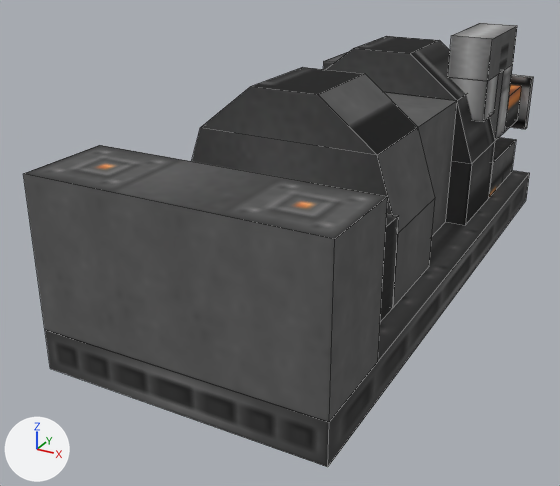
One commit to the OBJ model src/main/resources/assets/immersiveindustry/models/block/multiblocks/steam_turbine.obj: the scene before it, then after it.
Both versions are drawn from a 50 mm lens placed at (4.08, -8.58, 3.17), pointed at (0.02, -1.2, -0.52). The axes (+X, +Y, +Z) are drawn at lower left. The lights are the same throughout. Mesh edges are drawn as thin lines. Where no turn or scale is listed for an object, it has been applied to the vertices.

Objects in the first picture: 'base', 'base1', 'base2', 'cube', 'f', 'pipeline', 'pipeline2', 'pipeline3', 'pipeline4', 'pipeline5', 's', 'z'.
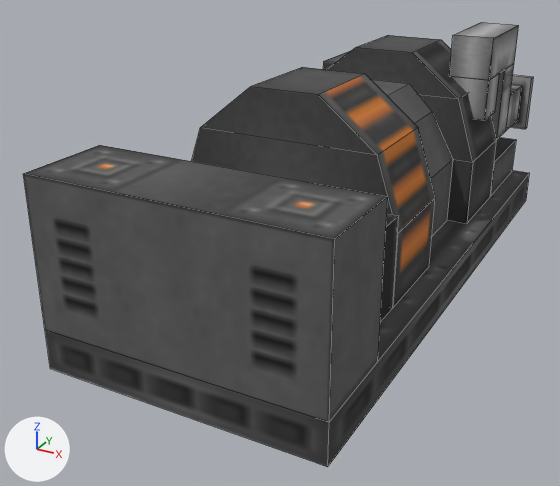
Location of each change, (x1, y1, x2, y2) in pixels of the pictures (560 x 486 px):
'z', reshaped
    before: (384, 92, 457, 236)
    after: (371, 79, 453, 236)
'pipeline2', reshaped
    before: (505, 85, 522, 131)
    after: (506, 85, 522, 130)
part 1 of me_base2, surface changed
    both: (251, 67, 435, 307)
part 3 of me_f, surface changed (grey to black)
    both: (23, 174, 388, 422)

The change, as a list of edits to the scene's bpy script:
```text
Change me_base2:
    where me_base2.from_pydata(...)  # 16 vertices, 13 faces; spans x -0.75..1.75, y -2.0..-0.87, z -0.56..1.5
    used by ob_base2; location = (0.0, 0.0, 0.0)
    me_base2 part 1: texture (UV) coordinates of 7 of 13 faces, centred in x -0.75..1.75, y -1.44, z -0.16..1.5, changed; they spanned u 0.72..0.84, v 0.02..0.62 and now span u 0.87..0.99, v 0.32..0.64
Change me_f:
    where me_f.from_pydata(...)  # 8 vertices, 5 faces; spans x -1.0..2.0, y -4.0..-3.0, z -0.56..1.0
    used by ob_f; location = (0.0, 0.0, 0.0)
    me_f part 3: texture (UV) coordinates of 4 of 5 faces, centred in x -1.0..2.0, y -4.0..-3.0, z 0.22, changed; they spanned u 0.24..0.7, v 0.68..0.87 and now span u 0.24..0.99, v 0.0..0.87
Change me_pipeline2:
    used by ob_pipeline2; location = (0.0, 0.0, 0.0)
    verts and faces of me_pipeline2; kept vertices keep their numbers, new ones are numbered from 8
    before: 0 (1.25, 2.125, 0.25), 1 (1.75, 2.125, 0.25) at pixel (504, 132), 2 (1.75, 2.125, 0.75) at pixel (509, 96), 3 (1.25, 2.125, 0.75)
    remove me_pipeline2.from_pydata(...)  # 8 vertices, 6 faces; spans x 1.25..1.75, y 2.125..2.875, z 0.25..0.75
    add me_pipeline2.from_pydata(...)  # 8 vertices, 5 faces; spans x 1.25..1.75, y 2.188..2.875, z 0.25..0.75
    me_pipeline2 part 4
    add delete_faces([(0, 1, 2, 3)])
    add for i in [*range(0, 4)]: verts[i] += (0.0, 0.063, 0.0)
Change me_z:
    used by ob_z; location = (0.0, 0.0, 0.0)
    remove me_z.from_pydata(...)  # 8 vertices, 3 faces; spans x -0.5..1.5, y -0.88..0.5, z -0.56..1.0
    add me_z.from_pydata(...)  # 16 vertices, 7 faces; spans x -0.5..1.5, y -0.88..0.56, z -0.56..1.13
    me_z part 2
    4 vertices are removed from x -0.5..1.5, y -0.87..0.5, z 1.0
    3 faces are deleted
    2 vertices move from x -0.5..1.5, y 0.5, z -0.56 to x -0.5..1.5, y 0.56, z -0.56
    12 vertices are added at x -0.5..1.5, y -0.88..0.56, z 0.25..1.13
    7 new faces join them
```
